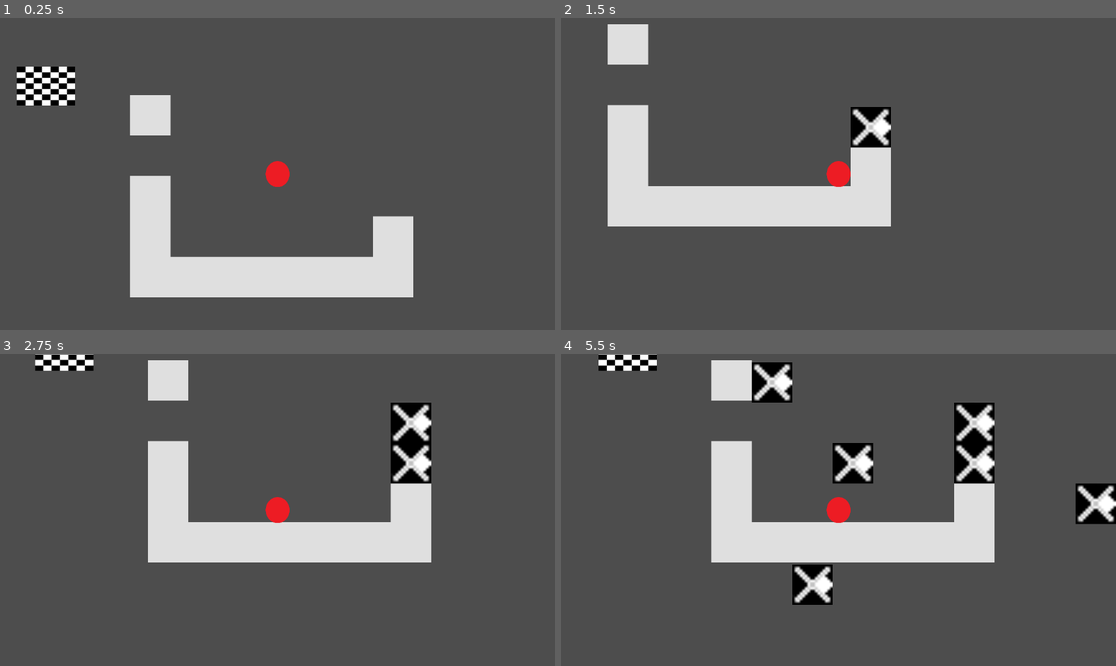
Above: before the commit, frames 1-4 (two rows, left to right).
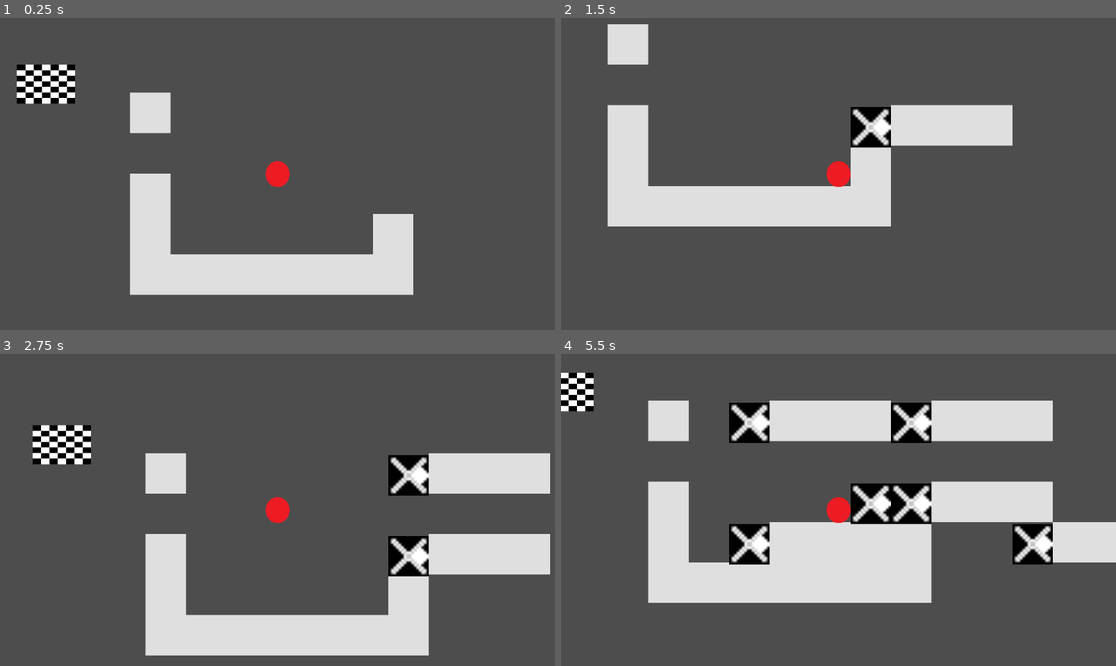
Above: after the commit, the same moments.

Repository: SomeFamousPerson/major-project
Game: Godot game, scene res://main.tscn
Two runs of this game, one before a commit and one after it. Both use one fixed random seed, a clock stepped at 60 frames per second and the inputs below.
Inputs (mouse positions are in pixels of both pictures, inside the frame that each line leads up to):
- Up to frame 1 (0.25 s): no input
- Up to frame 2 (1.5 s): move the mouse to (960, 158) at 0.52 s; hold D (right) from 0.53 s (still down); click (960, 158) at 0.6 s; tap Space (jump) at 0.77 s; move the mouse to (727, 189) at 1.27 s; click (727, 189) at 1.35 s
- Up to frame 3 (2.75 s): tap Space (jump) at 1.52 s; move the mouse to (333, 441) at 2.02 s; release D (right) at 2.03 s; hold A (left) from 2.03 s (still down); click (333, 441) at 2.1 s
- Up to frame 4 (5.5 s): move the mouse to (810, 572) at 2.77 s; release A (left) at 2.78 s; hold D (right) 2.78-4.28 s; click (810, 572) at 2.85 s; tap Space (jump) at 3.02, 3.77, 4.52 s; move the mouse to (1005, 556) at 3.52 s; click (1005, 556) at 3.6 s; move the mouse to (672, 463) at 4.27 s; hold A (left) 4.28-5.03 s; click (672, 463) at 4.35 s; move the mouse to (866, 510) at 5.02 s; hold D (right) from 5.03 s (still down); click (866, 510) at 5.1 s

The runs differ from the first frame. In frame 1, 1.7% of the frame differs, in the area x 3-75%, y 14-90%; in frame 2, 2.9%; in frame 3, 27%; in frame 4, 33%, in the area x 0-100%, y 0-81%.

Commit message:
made bridges work well

Diff:
--- a/levels/level_2.tscn
+++ b/levels/level_2.tscn
@@ -30,11 +30,11 @@
 scale = Vector2(6, 6)
 tile_set = SubResource("TileSet_2as2m")
 format = 2
-layer_0/tile_data = PackedInt32Array(262144, 1, 4, 262145, 1, 4, 262146, 1, 4, 262147, 1, 4, 262148, 1, 4, 262149, 1, 4, 262150, 1, 4, 196614, 1, 4, 196608, 1, 4, 131072, 1, 4, 0, 1, 4)
+layer_0/tile_data = PackedInt32Array(262148, 1, 4, 262149, 1, 4, 262150, 1, 4, 196614, 1, 4, 262147, 1, 4, 196625, 1, 4)
 
 [node name="Player" parent="." instance=ExtResource("3_egdub")]
 position = Vector2(306, 157)
 scale = Vector2(0.399999, 0.399999)
 
 [node name="Flag" parent="." instance=ExtResource("2_1q6wt")]
-position = Vector2(-174, -18)
+position = Vector2(1639, 186)
--- a/player.gd
+++ b/player.gd
@@ -1,8 +1,8 @@
 extends CharacterBody2D
 
 const SPEED = 300.0
-const JUMP_VELOCITY = -300.0
-var gravity = 250
+const JUMP_VELOCITY = -400.0
+var gravity = 400
 
 
 
--- a/tile_swapper.gd
+++ b/tile_swapper.gd
@@ -2,32 +2,29 @@
 const RANGE = 3
 var myLocation = Vector2(0,0)
 var tilemap
+var mouse_in = false
 
 func _ready():
 	print(tilemap)
 	var targets = [Vector2i(myLocation+Vector2i(1,0)),Vector2i(myLocation+Vector2i(2,0)),Vector2i(myLocation+Vector2i(3,0))]
 	print(targets)
-	if tilemap.get_cell_atlas_coords(0,targets[1]) != Vector2i(0,4):
-		##TODO: MAKE THE SET_CELL WORK
-		tilemap.set_cell(0,targets[1],0)
-	pass
+	for i in RANGE:
+		if tilemap.get_cell_atlas_coords(0,targets[i]) == Vector2i(-1,-1):
+			tilemap.set_cell(0,targets[i],1,Vector2i(0,4))
+		else:
+			break
+
+func _physics_process(delta):
+	if Input.is_action_just_pressed("click") and mouse_in == true:
+		tilemap.set_cell(0,myLocation,1,Vector2i(-1,-1))
+		#TODO: DELETE SQUARES THAT GOT ADDED
+		#SHOULD BE PRETTY EASY BYUT DONT HAVE TIME NOW
+		#queue_free()
 
 
+func _on_area_2d_mouse_entered():
+	mouse_in = true
+	print("mouse_in")
 
-#func _physics_process(delta):
-	#print(tilemap)
-	#var mouse = get_global_mouse_position()
-	#if Input.is_action_just_pressed("click"):
-		#var cell = Vector2i(mouse)/tilemap.tile_set.tile_size/Vector2i(tilemap.scale)
-		#print("world position: ",cell)
-		#print ("atlas position: ", tilemap.get_cell_atlas_coords(0, cell))
-		#if tilemap.get_cell_atlas_coords(0, cell) == Vector2i(0,0):
-			#print("black")
-			#tilemap.set_cell(0,cell,0,Vector2(1,0))
-		#elif tilemap.get_cell_atlas_coords(0, cell) == Vector2i(1,0):
-			#print("white")
-			#tilemap.set_cell(0,cell,0,Vector2(-1,-1))
-			##tilemap.set_cell(0,cell,0,Vector2(0,1))
-		#else:
-			#print("empty")
-			#tilemap.set_cell(0,cell,0,Vector2(0,0))
+func _on_area_2d_mouse_exited():
+	mouse_in = false
--- a/tile_swapper.tscn
+++ b/tile_swapper.tscn
@@ -1,10 +1,13 @@
-[gd_scene load_steps=4 format=3 uid="uid://dn1xgcmqv7kk3"]
+[gd_scene load_steps=5 format=3 uid="uid://dn1xgcmqv7kk3"]
 
 [ext_resource type="Script" path="res://tile_swapper.gd" id="1_d2yi8"]
 [ext_resource type="Texture2D" uid="uid://chuweht6exwt5" path="res://assets/tileswapper.png" id="2_loe5d"]
 
 [sub_resource type="RectangleShape2D" id="RectangleShape2D_scgfj"]
-size = Vector2(24, 16)
+size = Vector2(16, 16)
+
+[sub_resource type="RectangleShape2D" id="RectangleShape2D_s5lwn"]
+size = Vector2(16, 16)
 
 [node name="tile_swapper" type="StaticBody2D"]
 script = ExtResource("1_d2yi8")
@@ -14,3 +17,11 @@
 
 [node name="CollisionShape2D" type="CollisionShape2D" parent="."]
 shape = SubResource("RectangleShape2D_scgfj")
+
+[node name="Area2D" type="Area2D" parent="."]
+
+[node name="CollisionShape2D" type="CollisionShape2D" parent="Area2D"]
+shape = SubResource("RectangleShape2D_s5lwn")
+
+[connection signal="mouse_entered" from="Area2D" to="." method="_on_area_2d_mouse_entered"]
+[connection signal="mouse_exited" from="Area2D" to="." method="_on_area_2d_mouse_exited"]
